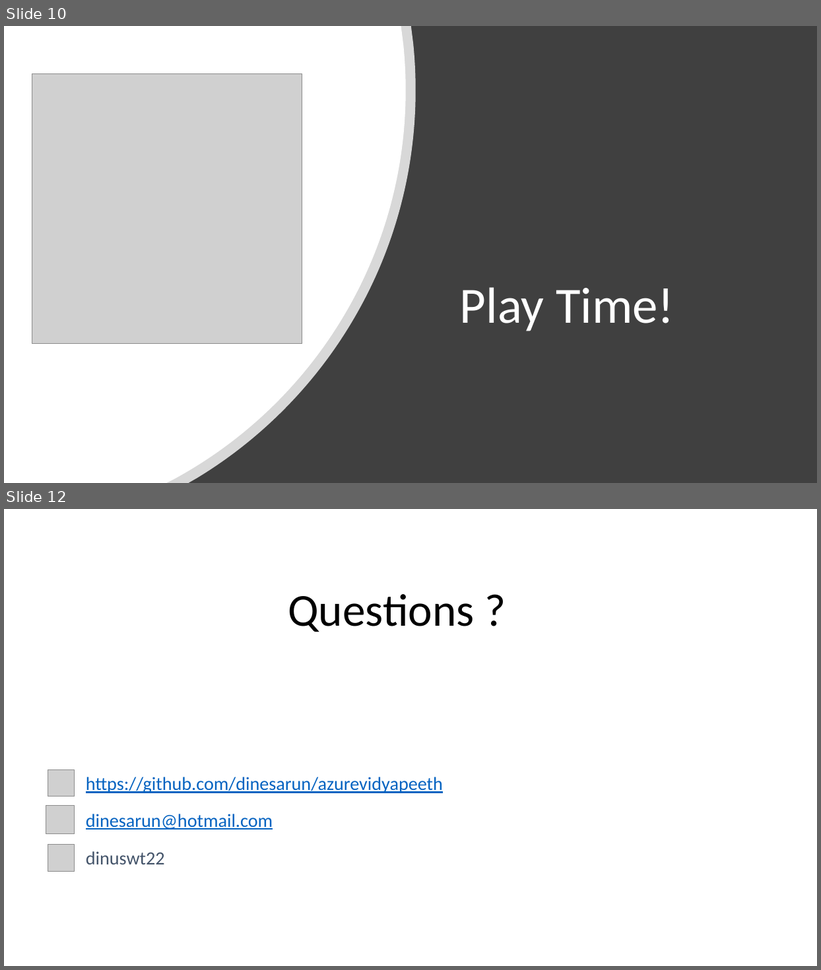
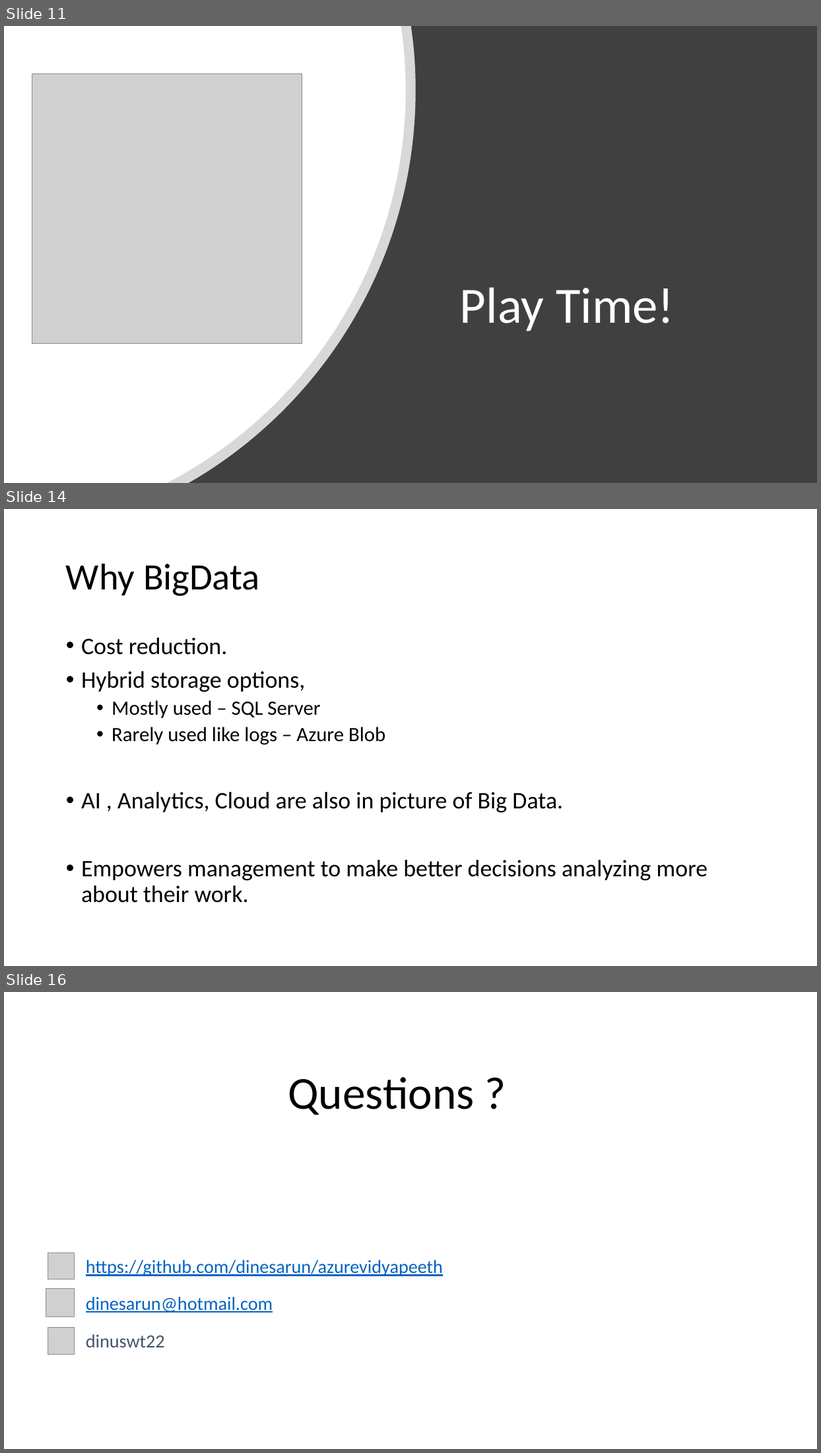
Before and after one commit to dinesarun/azurevidyapeeth, a slide deck: Feb26-AzureDataLake/AzureDataLake+Hadoop3.0.pptx. Shown one above the other, each under a label of ours: slides 10 and 12 before the commit, slides 11, 14 and 16 after it; the slides between them are not shown. The pictures are 821x970 and 821x1453 pixels, drawn with LibreOffice and Linux fonts; fonts in the diff are those of the drawing; grey boxes stand for pictures; background and template pictures are left out. Boxes give left, top, right and bottom in pixels: in the first picture for what was removed or moved away, otherwise in the second. Text is boxed around its words. In the diff, an @@ line names an element or a change of style, - is before the commit and + after.

```diff
--- a/Feb26-AzureDataLake/AzureDataLake+Hadoop3.0.pptx
+++ b/Feb26-AzureDataLake/AzureDataLake+Hadoop3.0.pptx
@@ slide 14 added at (4, 509, 817, 966), background #FFFFFF @@
@@ title added at (66, 563, 260, 596), 44 pt, text #000000 @@
+Why BigData
@@ text added at (81, 638, 708, 903), 28 pt, text #000000 @@
+• Cost reduction.
+• Hybrid storage options,
+  • Mostly used – SQL Server
+  • Rarely used like logs – Azure Blob
+• AI , Analytics, Cloud are also in picture of Big Data.
+• Empowers management to make better decisions analyzing more about their work.
@@ what was slide 10 is now slide 11 @@
@@ what was slide 12 is now slide 16 @@
```
Also in this commit, not shown: 2 slides changed, 3 other slides added.
